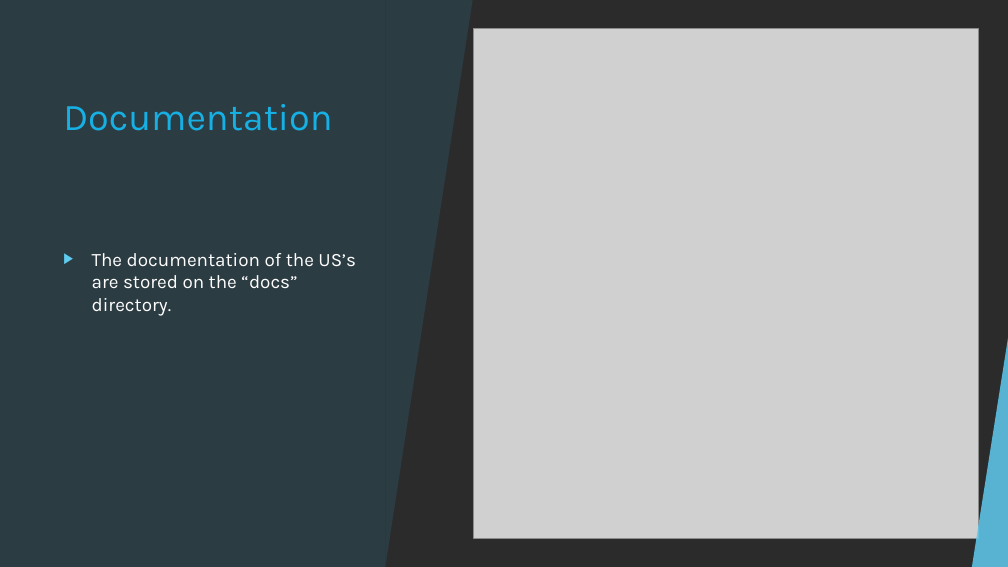
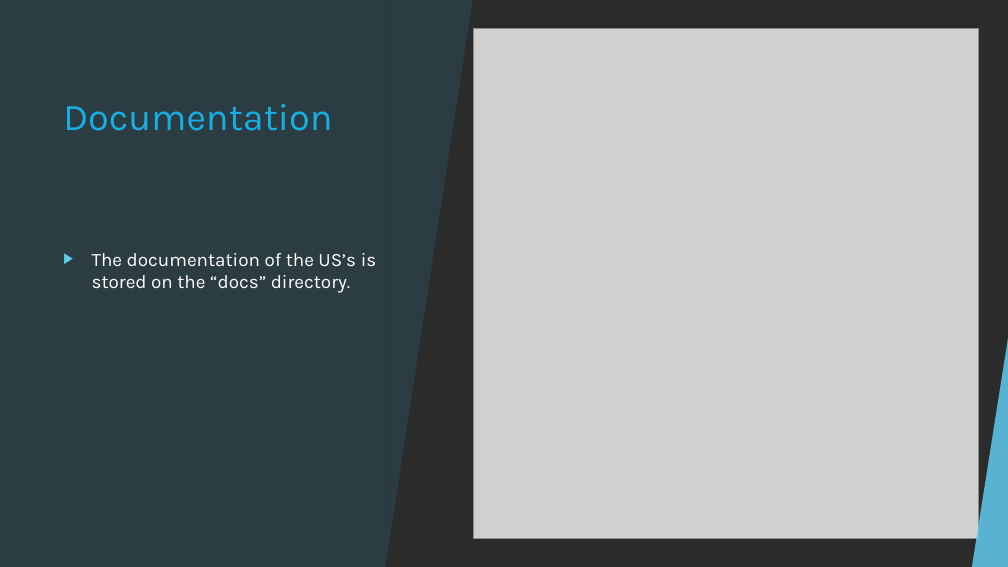
Before and after one commit to LourencoMelo/ISEP-EAPLI, a slide deck: slide 6 of eapli.base/docs/PDS_do_Projeto_SPRINT_C.pptx (slide 4 before the commit). Drawn at 1008x567 pixels with LibreOffice and Linux fonts; fonts in the diff are those of the drawing; grey boxes stand for pictures; background and template pictures are left out; a plain dark background stands for a picture behind light text. Boxes give left, top, right and bottom in pixels: in the first picture for what was removed or moved away, otherwise in the second. Text is boxed around its words. In the diff, an @@ line names an element or a change of style, - is before the commit and + after.

```diff
--- a/eapli.base/docs/PDS_do_Projeto_SPRINT_C.pptx
+++ b/eapli.base/docs/PDS_do_Projeto_SPRINT_C.pptx
@@ text at (92, 253, 377, 293): text changed @@
-▶ The documentation of the US’s are stored on the “docs” directory.
+▶ The documentation of the US’s is stored on the “docs” directory.
```
Also in this commit, not shown: 2 other slides changed, 3 slides added, 2 slides removed, 6 other files.
